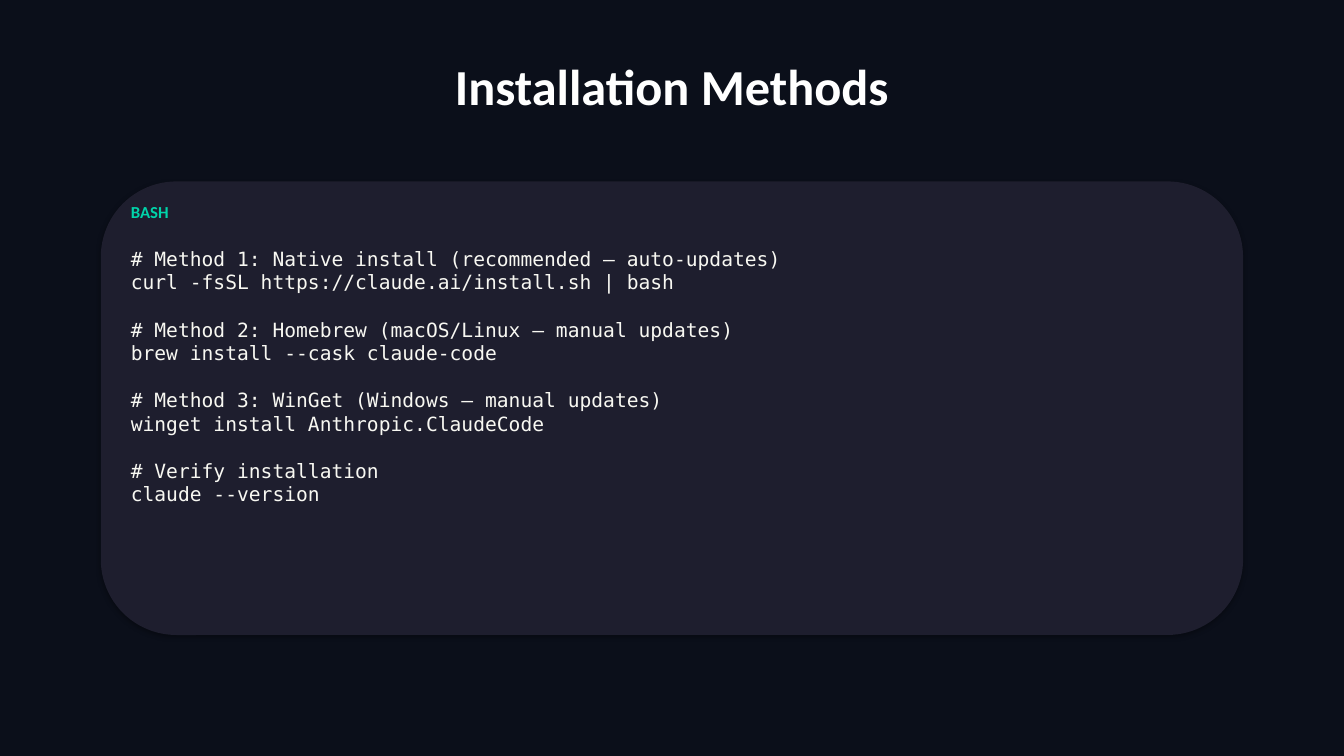
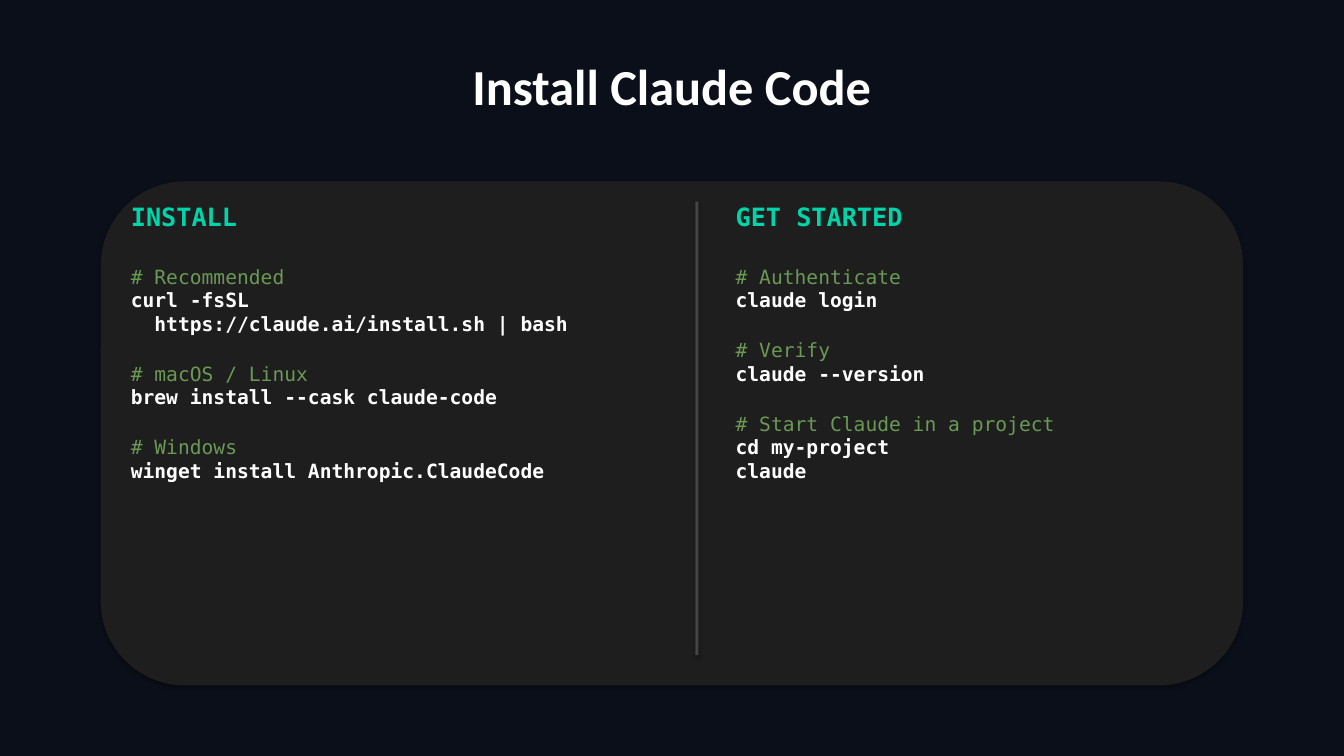
Before and after one commit to scottrhay/AIA-ClaudeCopilot, a slide deck: slide 10 of slides/Day2_Claude_Code_Fundamentals.pptx. Drawn at 1344x756 pixels with LibreOffice and Linux fonts; fonts in the diff are those of the drawing. Boxes give left, top, right and bottom in pixels: in the first picture for what was removed or moved away, otherwise in the second. Text is boxed around its words. In the diff, an @@ line names an element or a change of style, - is before the commit and + after.

```diff
--- a/slides/Day2_Claude_Code_Fundamentals.pptx
+++ b/slides/Day2_Claude_Code_Fundamentals.pptx
@@ text at [472,69,871,106]: text changed @@
-Installation Methods
+Install Claude Code
@@ rounded rectangle: place and size @@
-rounded rectangle at [101,181,1243,635]
+rounded rectangle at [101,181,1243,686]
@@ rounded rectangle at [101,181,1243,686]: fill #1E1E2E to #1E1E1E @@
@@ text "INSTALL": place and size @@
-text "INSTALL" at [131,251,780,502]
+text "INSTALL" at [131,207,568,482]
@@ text at [131,207,568,381]: text changed; text colour #F8F8F2 to #FFFFFF; bold on @@
-# Method 1: Native install (recommended — auto-updates)
-curl -fsSL https://claude.ai/install.sh | bash
-# Method 2: Homebrew (macOS/Linux — manual updates)
+INSTALL
+# Recommended
+curl -fsSL
+https://claude.ai/install.sh | bash
+# macOS / Linux
@@ text removed at [131,207,169,218] @@
-BASH
@@ rectangle added at [696,202,699,655], fill #444444 @@
@@ text added at [736,207,1055,479], 14 pt, text #FFFFFF, bold @@
+GET STARTED
+# Authenticate
+claude login
+# Verify
+claude --version
+# Start Claude in a project
+cd my-project
+claude
@@ text at [131,389,544,482]: text colour #F8F8F2 to #FFFFFF, bold on in "brew install --cask claude-code", "winget install Anthropic.ClaudeCode" @@
@@ text at [154,439,237,454]: text changed; text colour #F8F8F2 to #6A9955 @@
-# Method 3: WinGet (Windows — manual updates)
+# Windows
@@ text at [131,463,379,502]: paragraphs removed @@
-# Verify installation
-claude --version
```
Also in this commit, not shown: 39 other slides changed, 2 slides added, 18 slides removed, 16 other files.
